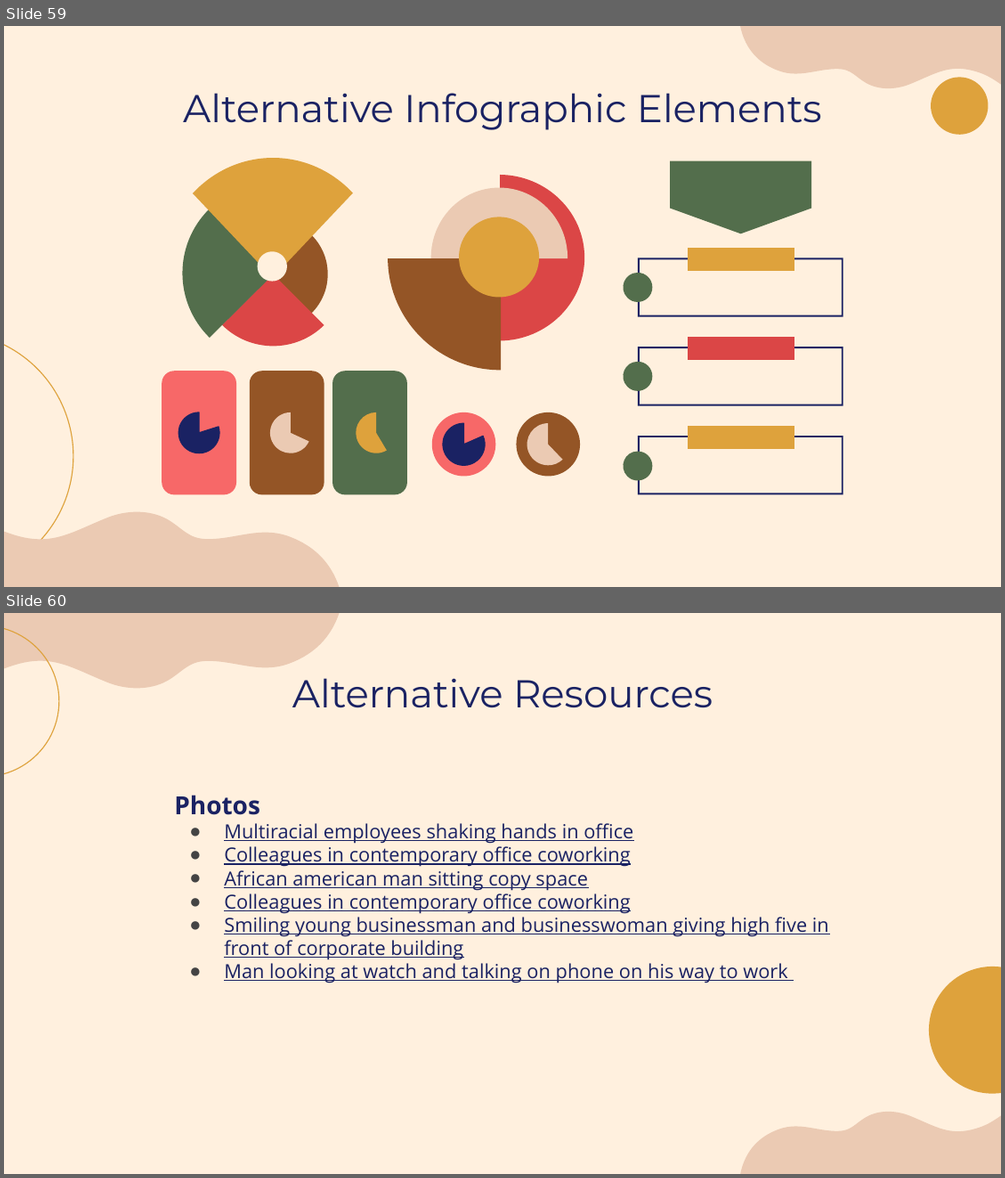
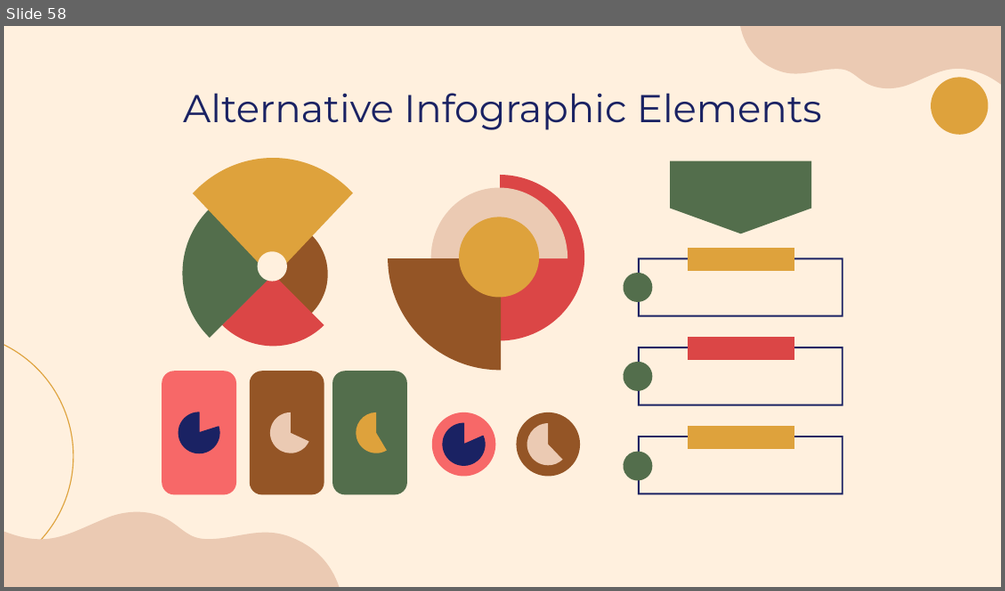
Before and after one commit to laibabintatahir/SRS-HMS, a slide deck: SRS.pptx. Shown one above the other, each under a label of ours: slides 59 and 60 before the commit, slide 58 after it. The pictures are 1005x1178 and 1005x591 pixels, drawn with LibreOffice and Linux fonts; fonts in the diff are those of the drawing. Boxes give left, top, right and bottom in pixels: in the first picture for what was removed or moved away, otherwise in the second. Text is boxed around its words. In the diff, an @@ line names an element or a change of style, - is before the commit and + after.

```diff
--- a/SRS.pptx
+++ b/SRS.pptx
@@ slide 60 removed at box(4, 613, 1001, 1174), background #FFF0DE @@
@@ freeform shape removed at box(4, 613, 339, 688) @@
@@ ellipse removed at box(4, 626, 59, 777) @@
@@ title removed at box(292, 678, 712, 708) @@
-Alternative Resources
@@ text removed at box(174, 795, 829, 983) @@
-Photos
-● Multiracial employees shaking hands in office
-● Colleagues in contemporary office coworking
-● African american man sitting copy space
-● Colleagues in contemporary office coworking
-● Smiling young businessman and businesswoman giving high five in front of corporate building
-● Man looking at watch and talking on phone on his way to work
@@ freeform shape removed at box(928, 965, 1001, 1094) @@
@@ freeform shape removed at box(741, 1111, 1001, 1174) @@
@@ what was slide 59 is now slide 58 @@
```
Also in this commit, not shown: 4 slides changed, 2 other slides removed.
